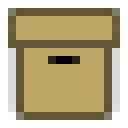
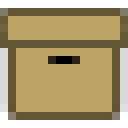
The second 128x128 image is a revision of the first. Changes to its layers:
added layer "Ebene 1" above "Ebene 2" over (104, 8, 128, 120)
added layer "Ebene 2" above "Ebene 0 Kopie 5" over (0, 8, 24, 120)
